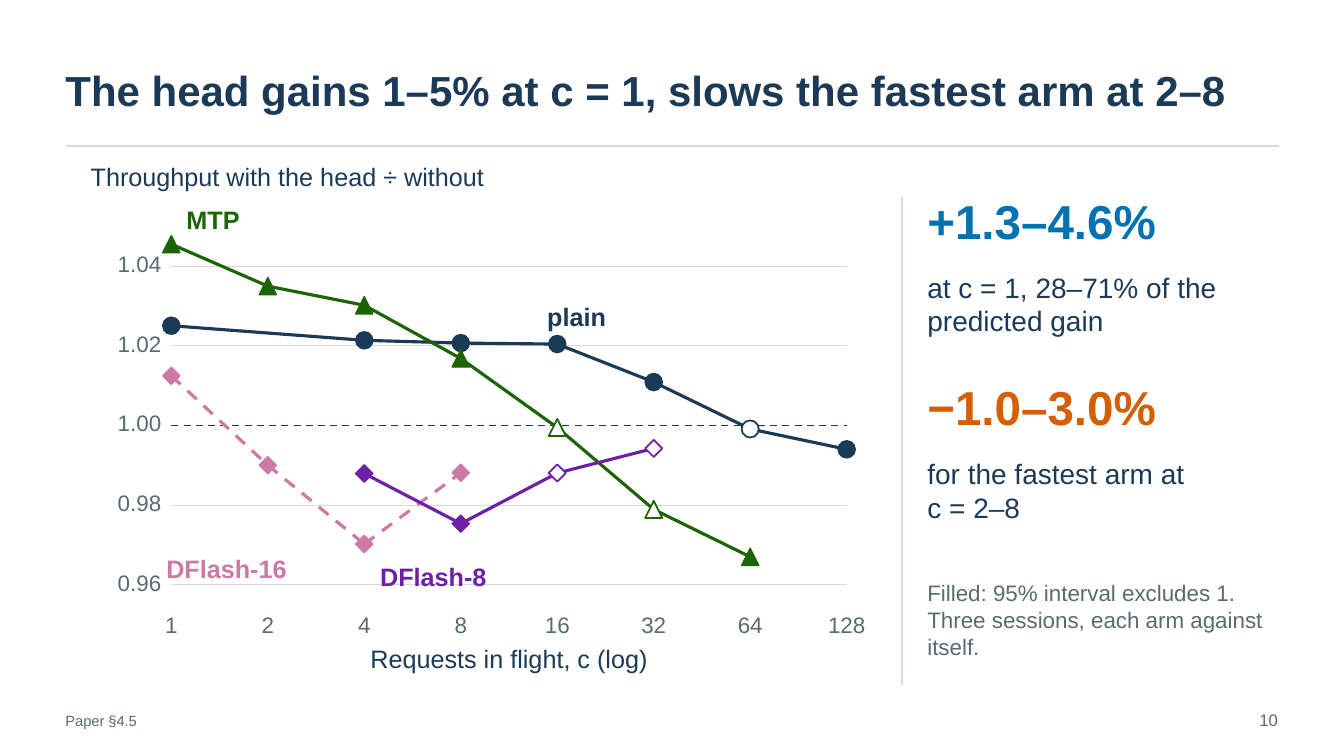
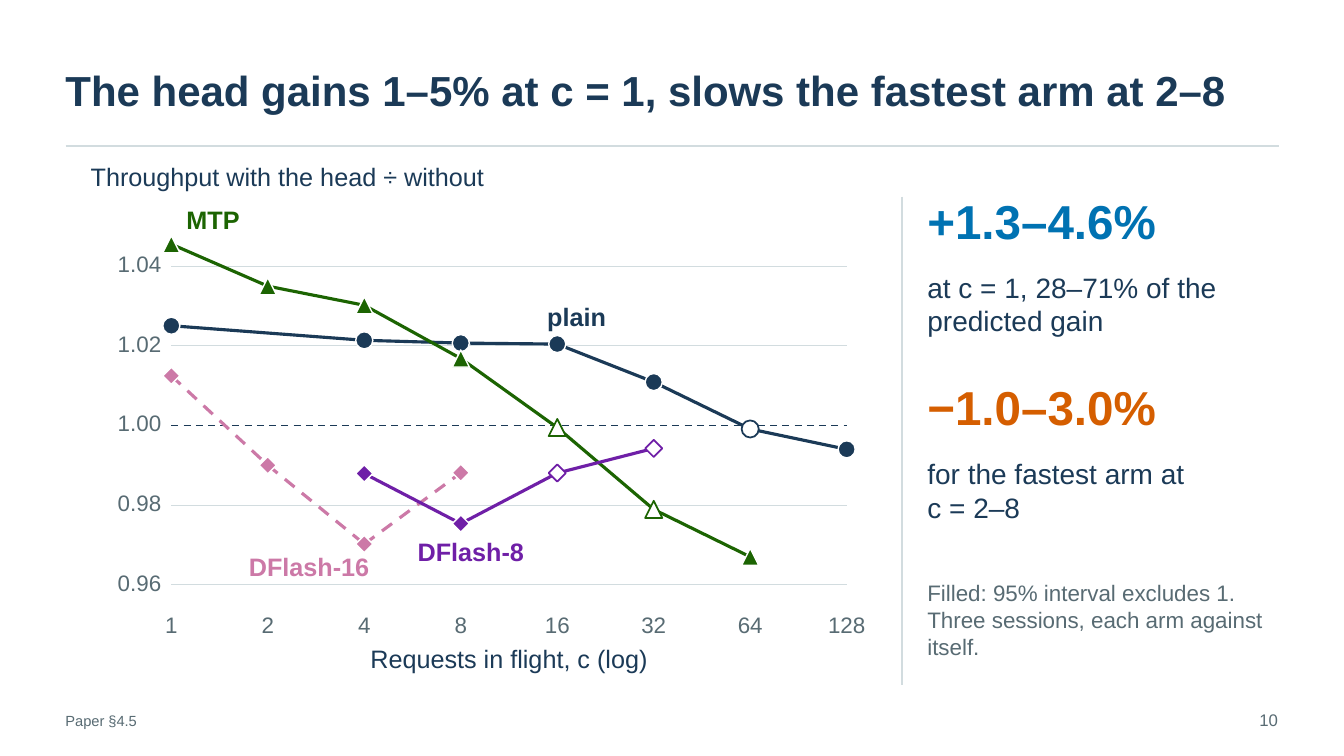
Before and after one commit to SamMausberg/verified-progress, a slide deck: slide 10 of presentation/verifier_paper_talk.pptx. Drawn at 1344x756 pixels with LibreOffice and Linux fonts; fonts in the diff are those of the drawing. Boxes give left, top, right and bottom in pixels: in the first picture for what was removed or moved away, otherwise in the second. Text is boxed around its words. In the diff, an @@ line names an element or a change of style, - is before the commit and + after.

Commit message:
Talk slides: rebuild against the paper on main (1c19cd5)
Every number is checked against the merged paper and evidence at 1c19cd5:
16-token DFlash's certified head at one request is 1.013 (+1.3%), the
check-mode counts are checked positions, and backbone routing at c = 1
is 1.034. The closing slide now says what the Conclusion says: the same
design could apply to other kernels; only the head was tested.

Layout fixes from the review of the previous version: label collisions
on slides 4, 10, 11 and B12, one ink label for both DFlash arms on slide
15, the scope of transport's skip on slide 12, "below its declared
range" on slide 14, and one line per statement on slides 7, 14, 16 and
17. The README names 1c19cd5 as the commit the deck reflects.

```diff
--- a/presentation/verifier_paper_talk.pptx
+++ b/presentation/verifier_paper_talk.pptx
@@ outline #1B3A57 1 pt to #FFFFFF 1 pt in 6 elements at (162,318,179,335), (356,332,373,349), (453,335,470,352), (548,336,566,353), (645,374,662,391), (838,441,855,458) @@
@@ diamond at (356,465,373,482): outline #6F1FA7 1 pt to #FFFFFF 1 pt @@
@@ outline #CC79A7 1 pt to #FFFFFF 1 pt in 4 elements at (162,367,179,384), (259,457,276,474), (356,535,373,553), (453,465,470,482) @@
@@ text "DFlash-8": place and size @@
-text "DFlash-8" at (380,567,486,587)
+text "DFlash-8" at (418,542,524,562)
@@ text "DFlash-8" at (418,542,524,562): alignment left to centre @@
@@ diamond at (453,515,470,532): outline #6F1FA7 1 pt to #FFFFFF 1 pt @@
@@ text "DFlash-16": place and size @@
-text "DFlash-16" at (166,560,286,578)
+text "DFlash-16" at (249,558,369,576)
@@ text "DFlash-16" at (249,558,369,576): alignment left to right @@
@@ outline #1C6402 1 pt to #FFFFFF 1 pt in 5 elements at (162,236,179,253), (259,277,276,294), (356,296,373,314), (453,350,470,367), (742,548,759,566) @@
```
Also in this commit, not shown: 13 other slides changed, 2 other files.
